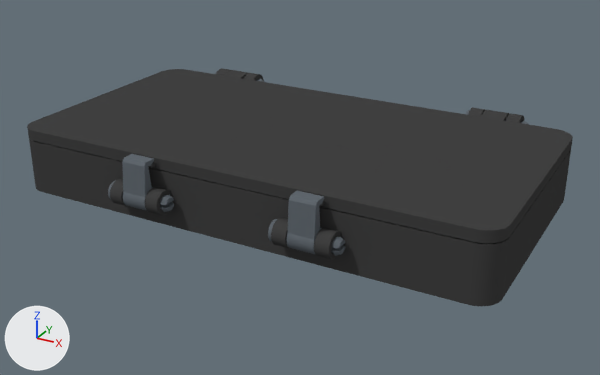
One commit to the Blender file xiaomi-14t-rugged-box.blend: the scene before it, then after it.
Before and after are seen from a 50 mm camera at (140.3, -251.5, 127.5) aimed at (4.2, -4.0, 3.8). Arrows for +X, +Y and +Z are at lower left; the lights stay in place. The first picture is the older version.

Script lines for the objects in view, before the commit:
```python
me_body = bpy.data.meshes.new('body')
me_body.from_pydata(...)  # 1968 vertices, 3964 faces; spans x -91.0..91.0, y -55.0..59.0, z 0.0..25.0
me_body.materials.append(mat_petg___чёрный)  # dark grey #424242
me_latch = bpy.data.meshes.new('latch')
me_latch.from_pydata(...)  # 250 vertices, 500 faces; spans x -4.6..4.6, y -54.7..-46.5, z 6.4..24.6
me_latch.materials.append(mat_petg___крепёж)  # grey #61696f
me_latch_001 = bpy.data.meshes.new('latch.001')
me_latch_001.from_pydata(...)  # 250 vertices, 500 faces; spans x -4.6..4.6, y -54.7..-46.5, z 6.4..24.6
me_latch_001.materials.append(mat_petg___крепёж)  # grey #61696f
me_lid = bpy.data.meshes.new('lid')
me_lid.from_pydata(...)  # 1132 vertices, 2268 faces; spans x -91.0..91.0, y -50.0..59.0, z 15.0..25.0
me_lid.materials.append(mat_petg___чёрный)  # dark grey #424242
ob_корпус = bpy.data.objects.new('Корпус', me_body)
ob_корпус.location = (0.0, 0.0, 0.0)
ob_крышка = bpy.data.objects.new('Крышка', me_lid)
ob_крышка.parent = ob_ось_поворота_крышки
ob_крышка.location = (0.0, -54.0, -20.2)
ob_откидная_защёлка_1 = bpy.data.objects.new('Откидная защёлка 1', me_latch)
ob_откидная_защёлка_1.parent = ob_шарнир_защёлки_1
ob_откидная_защёлка_1.location = (0.0, 50.6, -10.5)
ob_откидная_защёлка_2 = bpy.data.objects.new('Откидная защёлка 2', me_latch_001)
ob_откидная_защёлка_2.parent = ob_шарнир_защёлки_2
ob_откидная_защёлка_2.location = (0.0, 50.6, -10.5)
```
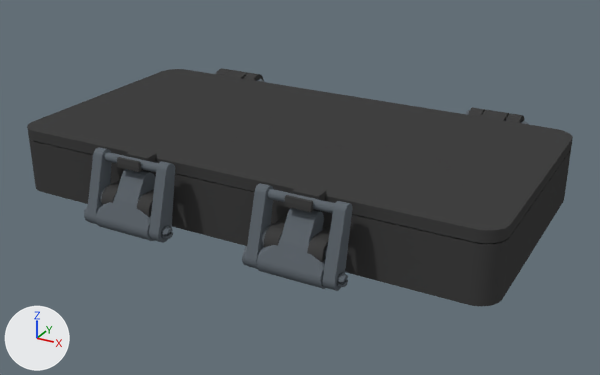
Commit message: Update Blender assembly to printable over-center latches

The change, as a list of edits to the scene's bpy script:
```text
Change me_lid:
    used by ob_крышка; parent = ob_ось_поворота_крышки; location = (0.0, -54.0, -20.2)
    remove me_lid.from_pydata(...)  # 1132 vertices, 2268 faces; spans x -91.0..91.0, y -50.0..59.0, z 15.0..25.0
    add me_lid.from_pydata(...)  # 1256 vertices, 2508 faces; spans x -91.0..91.0, y -56.0..59.0, z 15.0..26.0
    me_lid part 1: a new loose piece of 34 vertices spanning x -36.0..-28.0, y -56.0..-54.0, z 22.0..26.0, in mat_petg___чёрный (dark grey #424242)
    me_lid part 2: a new loose piece of 34 vertices spanning x 28.0..36.0, y -56.0..-54.0, z 22.0..26.0, in mat_petg___чёрный (dark grey #424242)
    me_lid part 3: 24 vertices moved from x -90.0..90.0, y -50.0..-40.0, z 18.0..23.0 to x -90.0..90.0, y -51.0..-40.0, z 18.0..24.0; 10 vertices removed from x -36.0..36.0, y -50.0..-47.0, z 22.0..23.0; 66 vertices added at x -36.0..36.0, y -52.0..-46.0, z 22.0..26.0
    other edits to the shape of me_lid do not show in these pictures
Remove ob_откидная_защёлка_1:
    ob_откидная_защёлка_1 = bpy.data.objects.new('Откидная защёлка 1', me_latch)
Remove ob_откидная_защёлка_2:
    ob_откидная_защёлка_2 = bpy.data.objects.new('Откидная защёлка 2', me_latch_001)
Add ob_печатная_ось_скобы_2:
    ob_печатная_ось_скобы_2 = bpy.data.objects.new('Печатная ось скобы 2', me_draw_pin_001)  # 388 vertices, 772 faces; spans x -3.3..3.3, y -3.3..3.3, z 0.0..34.0; in mat_petg___крепёж (grey #61696f)
    ob_печатная_ось_скобы_2.parent = ob_шарнир_рычага_2
    ob_печатная_ось_скобы_2.location = (-16.65, -3.1, -6.0)
    ob_печатная_ось_скобы_2.rotation_euler = (0.0, 1.571, 0.0)  # degrees (0, 90, 0)
Add ob_шарнир_рычага_2:
    ob_шарнир_рычага_2 = bpy.data.objects.new('Шарнир рычага 2', None)
    ob_шарнир_рычага_2.location = (32.0, -55.0, 10.0)
Add ob_прижимная_скоба_2:
    ob_прижимная_скоба_2 = bpy.data.objects.new('Прижимная скоба 2', me_draw_link_001)  # 648 vertices, 1300 faces; spans x -15.3..15.3, y -61.5..-50.5, z 0.5..26.5; in mat_petg___крепёж (grey #61696f)
    ob_прижимная_скоба_2.parent = ob_шарнир_скобы_2
    ob_прижимная_скоба_2.location = (0.0, 58.1, -4.0)
Add ob_шарнир_скобы_2:
    ob_шарнир_скобы_2 = bpy.data.objects.new('Шарнир скобы 2', None)
    ob_шарнир_скобы_2.parent = ob_шарнир_рычага_2
    ob_шарнир_скобы_2.location = (0.0, -3.1, -6.0)
Add ob_рычаг_замка_2:
    ob_рычаг_замка_2 = bpy.data.objects.new('Рычаг замка 2', me_latch_001_1)  # 512 vertices, 1020 faces; spans x -11.0..11.0, y -62.0..-47.8, z 0.1..20.5; in mat_petg___крепёж (grey #61696f)
    ob_рычаг_замка_2.parent = ob_шарнир_рычага_2
    ob_рычаг_замка_2.location = (0.0, 55.0, -10.0)
Add ob_печатная_ось_скобы_1:
    ob_печатная_ось_скобы_1 = bpy.data.objects.new('Печатная ось скобы 1', me_draw_pin_001.copy())
    ob_печатная_ось_скобы_1.parent = ob_шарнир_рычага_1
    ob_печатная_ось_скобы_1.location = (-16.65, -3.1, -6.0)
    ob_печатная_ось_скобы_1.rotation_euler = (0.0, 1.571, 0.0)  # degrees (0, 90, 0)
Add ob_шарнир_рычага_1:
    ob_шарнир_рычага_1 = bpy.data.objects.new('Шарнир рычага 1', None)
    ob_шарнир_рычага_1.location = (-32.0, -55.0, 10.0)
Add ob_прижимная_скоба_1:
    ob_прижимная_скоба_1 = bpy.data.objects.new('Прижимная скоба 1', me_draw_link_001.copy())
    ob_прижимная_скоба_1.parent = ob_шарнир_скобы_1
    ob_прижимная_скоба_1.location = (0.0, 58.1, -4.0)
Add ob_шарнир_скобы_1:
    ob_шарнир_скобы_1 = bpy.data.objects.new('Шарнир скобы 1', None)
    ob_шарнир_скобы_1.parent = ob_шарнир_рычага_1
    ob_шарнир_скобы_1.location = (0.0, -3.1, -6.0)
Add ob_рычаг_замка_1:
    ob_рычаг_замка_1 = bpy.data.objects.new('Рычаг замка 1', me_latch_001_1.copy())
    ob_рычаг_замка_1.parent = ob_шарнир_рычага_1
    ob_рычаг_замка_1.location = (0.0, 55.0, -10.0)
```

Boxes (x1, y1, x2, y2) around the edits, measured in the pictures (600 x 375 px):
'Прижимная скоба 2', added: after (246, 183, 352, 291)
'Рычаг замка 2', added: after (257, 208, 325, 289)
'Прижимная скоба 1', added: after (87, 147, 175, 243)
'Рычаг замка 1', added: after (96, 169, 155, 241)
'Откидная защёлка 2', deleted: before (286, 191, 324, 254)
'Откидная защёлка 1', deleted: before (122, 154, 154, 211)
'Печатная ось скобы 2', added: after (242, 246, 348, 288)
'Печатная ось скобы 1', added: after (84, 205, 173, 240)
part 1 of me_lid, added: after (117, 157, 142, 172)
part 2 of me_lid, added: after (284, 195, 314, 212)
part 3 of me_lid, built on: (90, 145, 354, 214) in both
